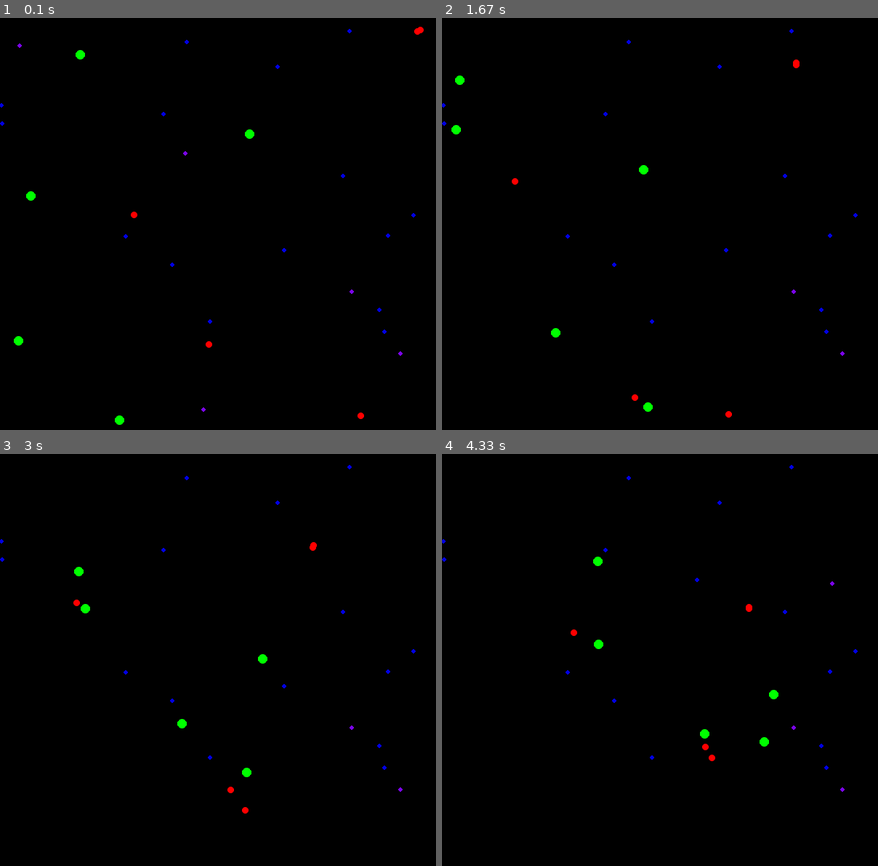
Above: before the commit, frames 1-4 (two rows, left to right).
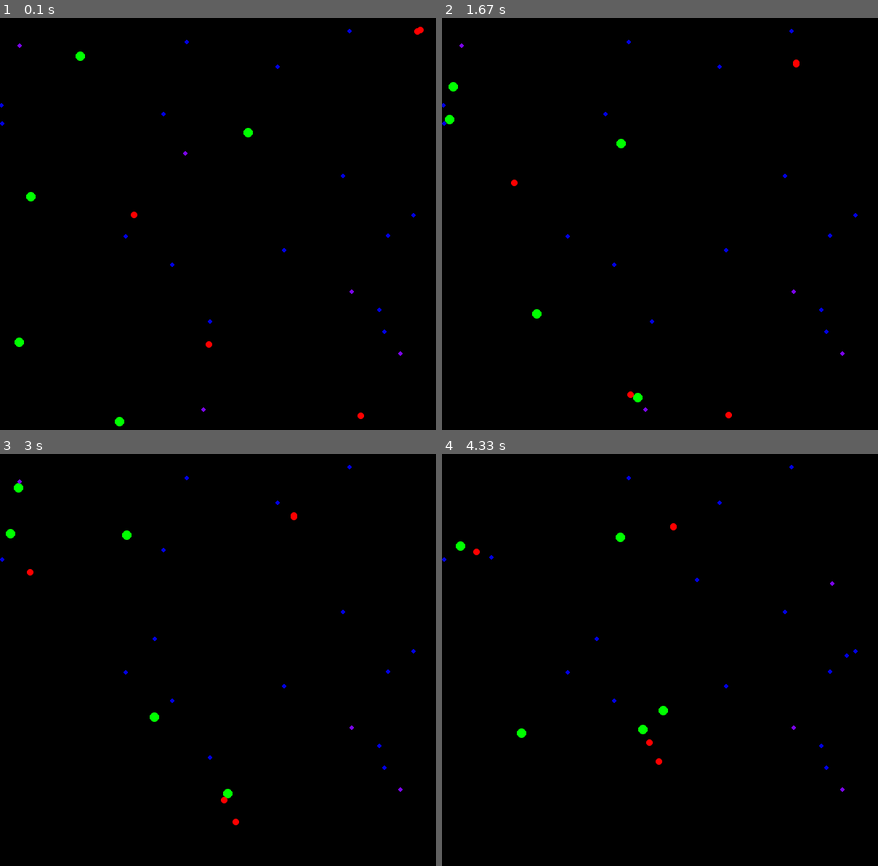
Above: after the commit, the same moments.

Repository: alexshelto/GeneticAlgorithm
Game: pygame game, started from Python/Motion/geneticAlgo.py
Two runs of this game, one before a commit and one after it. Both use one fixed random seed, a clock stepped at 60 frames per second and the inputs below.
Inputs:
- Up to frame 1 (0.1 s): no input
- Up to frame 2 (1.67 s): no input
- Up to frame 3 (3 s): no input
- Up to frame 4 (4.33 s): no input

The runs differ from the first frame. In frame 1, 0.1% of the frame differs, in the area x 3-59%, y 7-100%; in frame 2, 0.5%; in frame 3, 0.6%; in frame 4, 0.6%, in the area x 0-94%, y 16-76%.

Commit message:
config.json and modular

Diff:
--- /dev/null
+++ b/Python/Motion/config.json
@@ -0,0 +1,27 @@
+
+
+  {
+    "pygame_settings"    : {
+        "window_height"  : 800,
+        "window_width"   : 800,
+        "boundary"       : 10,
+        "fps"            : 60
+    },
+    "colors"             : {
+        "red"            : [255,0,0],
+        "green"          : [0,255,0],
+        "blue"           : [0,0,255],
+        "white"          : [255,255,255],
+        "black"          : [0,0,0]
+    },
+    "organism"           : {
+        "health"         : 100,
+        "max_vel"        : 10
+        },
+    "predator"           :{
+        "health"         : 120,
+        "max_vel"        : 1.3,
+        "attack"         : 40
+    }
+
+    }
--- a/Python/Motion/geneticAlgo.py
+++ b/Python/Motion/geneticAlgo.py
@@ -1,5 +1,7 @@
 # Alexander Shelton
 #
+
+import json
 
 import organism
 import predator
@@ -22,10 +24,6 @@
 boundary = 10
 
 
-settings = {
-    'max_vel': 10,
-    'health': 100
-}
 
 
 #---------------Functions ----------------------------------------------------------------+
@@ -33,6 +31,11 @@
 
 
 def main():
+
+
+
+    with open('config.json') as config_file:
+        settings = json.load(config_file)
 
     #Starting module:
     pygame.init()
--- a/Python/Motion/organism.py
+++ b/Python/Motion/organism.py
@@ -1,52 +1,36 @@
 
+
+
+import json
 import pygame
 from pygame import gfxdraw
 
 import random
 import numpy
 import math
+from physics import normalise, magnitude_calc
 
 
-red = (255,0,0)
-green = (0,255,0)
-black = (0,0,0)
-blue = (0,0,255)
-height = 600
-width = 600
-boundary = 10
+
+with open('config.json') as config_file:
+        settings = json.load(config_file)
 
 
-settings = {
-    'max_vel': 10,
-    'health': 100
-}
 
-def magnitude_calc(vector):
-    x = 0
-    for i in vector:
-        x += i**2
-    magnitude = x**0.5
-    return magnitude
-
-def normalise(vector):
-    magnitude = magnitude_calc(vector)
-    if magnitude != 0:
-        vector = vector / magnitude
-    return vector
 
 
 class Organism:
     def __init__(self, settings, window, xpos, ypos):
         self.position = numpy.array([xpos,ypos], dtype='float64')
-        self.velocity = numpy.array([random.uniform(-settings['max_vel'],settings['max_vel']),random.uniform(-settings['max_vel'],settings['max_vel'])], dtype='float64')
+        self.velocity = numpy.array([random.uniform(-settings['organism']['max_vel'],settings['organism']['max_vel']),random.uniform(-settings['organism']['max_vel'],settings['organism']['max_vel'])], dtype='float64')
         self.acceleration = numpy.array([0, 0], dtype='float64')
         self.angle = 0
 
-        self.max_vel = 1.5
+        self.max_vel = settings['predator']['max_vel']
         self.max_force = .6
-        self.color = green
+        self.color = settings['colors']['green']
         self.size = 6
-        self.health = settings['health']
+        self.health = settings['organism']['health']
 
         self.window = window
 
@@ -71,7 +55,7 @@
 
         closest = None
 
-        closest_distance = width
+        closest_distance = settings['pygame_settings']['window_width']
 
         posx = self.position[0]
         posy = self.position[1]
@@ -105,7 +89,7 @@
         self.position += self.velocity
         self.acceleration *= 0
         self.health -= 0.2
-        self.health = min(settings['health'], self.health)
+        self.health = min(settings['organism']['health'], self.health)
 
     def draw(self):
         pygame.gfxdraw.aacircle(self.window, int(self.position[0]), int(self.position[1]), self.size, self.color)
@@ -115,7 +99,7 @@
         if self.health > 0:
             return False
         else:
-            if self.position[0] < width-boundary and self.position[0] > boundary and self.position[1] < height-boundary and self.position[1] > boundary:
+            if self.position[0] < settings['pygame_settings']['window_width']-settings['pygame_settings']['boundary'] and self.position[0] > settings['pygame_settings']['boundary'] and self.position[1] < settings['pygame_settings']['window_height']-settings['pygame_settings']['boundary'] and self.position[1] > settings['pygame_settings']['boundary']:
                 itemList.append(self.position)
 
             return True
@@ -123,27 +107,27 @@
     def boundaries(self):
             desired = None
 
-            #if x value is on frame of boundary or visable window
-            if self.position[0] < boundary:
+            #if x value is on frame of settings['pygame_settings']['boundary'] or visable window
+            if self.position[0] < settings['pygame_settings']['boundary']:
                 desired = numpy.array([self.max_vel, self.velocity[1]])
                 steer = desired-self.velocity
                 steer = normalise(steer)*self.max_force
                 self.apply_force(steer)
 
             #if x value is larger than the window or outside
-            elif self.position[0] > width - boundary:
+            elif self.position[0] > settings['pygame_settings']['window_width'] - settings['pygame_settings']['boundary']:
                 desired = numpy.array([-self.max_vel, self.velocity[1]])
                 steer = desired-self.velocity
                 steer = normalise(steer)*self.max_force
                 self.apply_force(steer)
             #y value on boarder frame
-            if self.position[1] < boundary:
+            if self.position[1] < settings['pygame_settings']['boundary']:
                 desired = numpy.array([self.velocity[0], self.max_vel])
                 steer = desired-self.velocity
                 steer = normalise(steer)*self.max_force
                 self.apply_force(steer)
             # y value outside of window range
-            elif self.position[1] > height - boundary:
+            elif self.position[1] > settings['pygame_settings']['window_height'] - settings['pygame_settings']['boundary']:
                 desired = numpy.array([self.velocity[0], -self.max_vel])
                 steer = desired-self.velocity
                 steer = normalise(steer)*self.max_force
--- /dev/null
+++ b/Python/Motion/physics.py
@@ -0,0 +1,18 @@
+# Alex Shelton, Physics Motion Functions used in organism and predator classes
+#
+#
+#
+
+
+def magnitude_calc(vector):
+    x = 0
+    for i in vector:
+        x += i**2
+    magnitude = x**0.5
+    return magnitude
+
+def normalise(vector):
+    magnitude = magnitude_calc(vector)
+    if magnitude != 0:
+        vector = vector / magnitude
+    return vector
--- a/Python/Motion/predator.py
+++ b/Python/Motion/predator.py
@@ -5,6 +5,9 @@
 import random
 import numpy
 import math
+import json
+
+from physics import normalise, magnitude_calc
 
 
 red = (255,0,0)
@@ -16,39 +19,22 @@
 boundary = 10
 
 
-settings = {
-    'max_vel': 10,
-    'health': 100
-}
-
-def magnitude_calc(vector):
-    x = 0
-    for i in vector:
-        x += i**2
-    magnitude = x**0.5
-    return magnitude
-
-def normalise(vector):
-    magnitude = magnitude_calc(vector)
-    if magnitude != 0:
-        vector = vector / magnitude
-    return vector
-
-
+with open('config.json') as config_file:
+        settings = json.load(config_file)
 
 
 class Predator:
     def __init__(self, settings, window, xpos, ypos):
         self.position = numpy.array([xpos,ypos], dtype='float64')
-        self.velocity = numpy.array([random.uniform(-settings['max_vel'],settings['max_vel']),random.uniform(-settings['max_vel'],settings['max_vel'])], dtype='float64')
+        self.velocity = numpy.array([random.uniform(-settings['organism']['max_vel'],settings['organism']['max_vel']),random.uniform(-settings['organism']['max_vel'],settings['organism']['max_vel'])], dtype='float64')
         self.acceleration = numpy.array([0, 0], dtype='float64')
         self.angle = 0
 
         self.max_vel = 1.1
         self.max_force = .3
-        self.color = red
+        self.color = settings['colors']['red']
         self.size = 4
-        self.health = settings['health']
+        self.health = settings['organism']['health']
 
         self.power = 25
 
@@ -64,7 +50,7 @@
         self.position += self.velocity
         self.acceleration *= 0
         self.health -= 1
-        self.health = min(settings['health'], self.health)
+        self.health = min(settings['predator']['health'], self.health)
 
     def draw(self):
         pygame.gfxdraw.aacircle(self.window, int(self.position[0]), int(self.position[1]), self.size, self.color)
